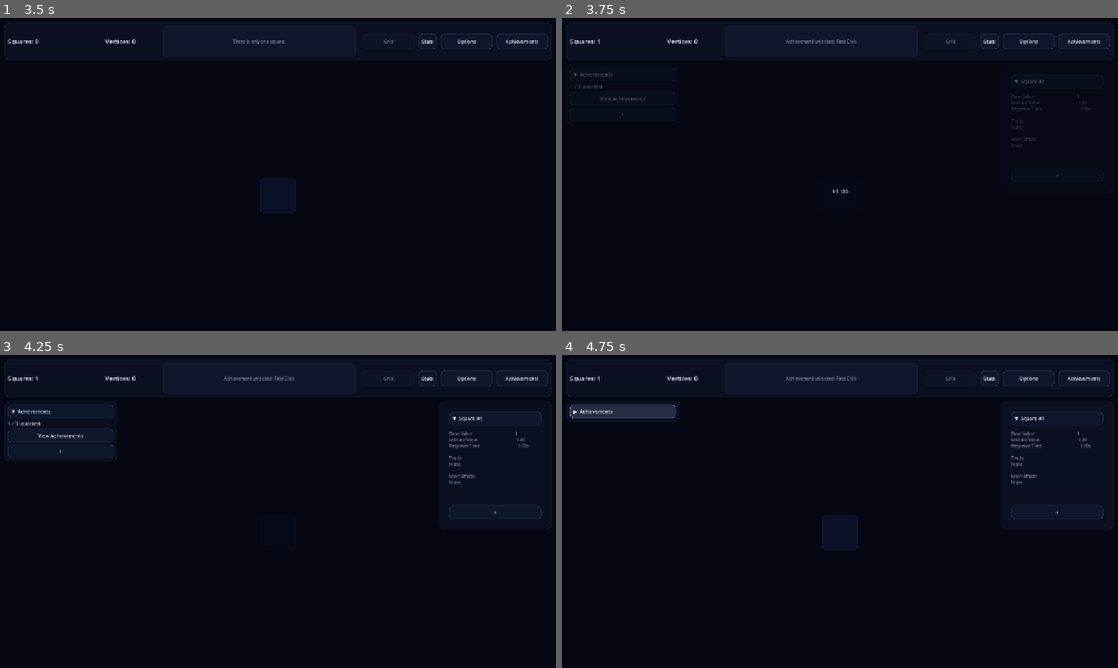
Above: before the commit, frames 1-4 (two rows, left to right).
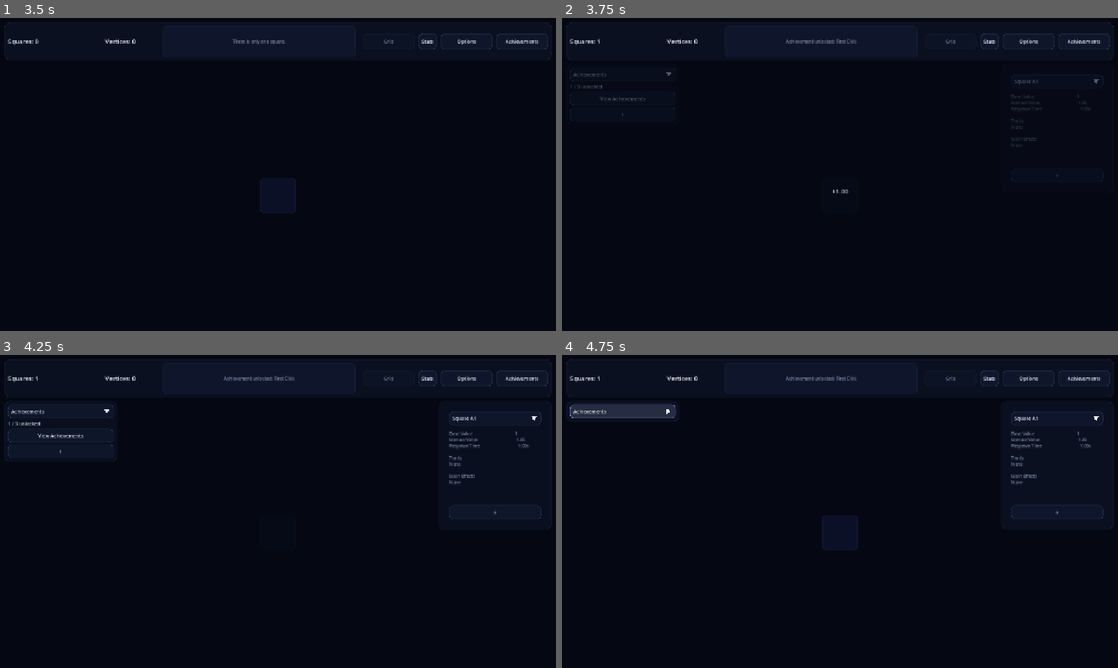
Above: after the commit, the same moments.

Repository: franciscoCapa27/Squared_2
Game: Godot game, scene res://scenes/main/Main.tscn
The game is run twice, just before and just after one commit, with the same random seed, the same clock (stepped at 60 frames per second) and the same inputs.
Inputs (mouse positions are in pixels of both pictures, inside the frame that each line leads up to):
- Up to frame 1 (3.5 s): click "Stats" at 0.5 s; click "Grid" at 1.25 s; click "Achievements" at 2 s; click "Grid" at 2.75 s
- Up to frame 2 (3.75 s): click (840, 196) at 3.5 s
- Up to frame 3 (4.25 s): no input
- Up to frame 4 (4.75 s): click "▼ Achievements" (after the commit: "Achievements") at 4.25 s

Frame 1 is identical in both runs. In frame 2, less than 0.1% of the frame differs, in the area x 2-97%, y 17-22%; in frame 3, 0.1%; in frame 4, 0.1%.

Commit message:
feat(ui): use native triangle indicators and theme Options
Refs #209\nRefs #171

Diff:
--- a/squared-2/scenes/main/Main.tscn
+++ b/squared-2/scenes/main/Main.tscn
@@ -12,6 +12,7 @@
 [ext_resource type="Script" uid="uid://vlq180vt2gmu" path="res://scripts/ui/run_upgrades_panel.gd" id="8_ko0rf"]
 [ext_resource type="Script" path="res://scripts/ui/collapsible_panel_header.gd" id="9_collapsible"]
 [ext_resource type="PackedScene" path="res://scenes/ui/ContextualHelp.tscn" id="10_contextual_help"]
+[ext_resource type="PackedScene" path="res://scenes/ui/TriangleIndicator.tscn" id="11_triangle_indicator"]
 
 [node name="Main" type="Control" unique_id=1963513095]
 layout_mode = 3
@@ -194,6 +195,20 @@
 script = ExtResource("9_collapsible")
 content = NodePath("../PassiveScroll")
 
+[node name="TriangleIndicator" parent="RootMargin/MainVBox/BodyHBox/LeftPanel/PassivePanel/PassiveMargin/PassiveVBox/PassiveTitle" instance=ExtResource("11_triangle_indicator")]
+layout_mode = 1
+anchors_preset = 6
+anchor_left = 1.0
+anchor_top = 0.5
+anchor_right = 1.0
+anchor_bottom = 0.5
+offset_left = -24.0
+offset_top = -8.0
+offset_right = -8.0
+offset_bottom = 8.0
+grow_horizontal = 0
+grow_vertical = 2
+
 [node name="PassiveHelp" parent="RootMargin/MainVBox/BodyHBox/LeftPanel/PassivePanel/PassiveMargin/PassiveVBox" instance=ExtResource("10_contextual_help")]
 layout_mode = 2
 help_title = "Passive generators"
@@ -225,6 +240,20 @@
 alignment = 0
 script = ExtResource("9_collapsible")
 content = NodePath("../AchievementSummaryContent")
+
+[node name="TriangleIndicator" parent="RootMargin/MainVBox/BodyHBox/LeftPanel/AchievementSummaryPanel/AchievementSummaryMargin/AchievementSummaryVBox/AchievementSummaryTitle" instance=ExtResource("11_triangle_indicator")]
+layout_mode = 1
+anchors_preset = 6
+anchor_left = 1.0
+anchor_top = 0.5
+anchor_right = 1.0
+anchor_bottom = 0.5
+offset_left = -24.0
+offset_top = -8.0
+offset_right = -8.0
+offset_bottom = 8.0
+grow_horizontal = 0
+grow_vertical = 2
 
 [node name="AchievementSummaryContent" type="VBoxContainer" parent="RootMargin/MainVBox/BodyHBox/LeftPanel/AchievementSummaryPanel/AchievementSummaryMargin/AchievementSummaryVBox"]
 layout_mode = 2
@@ -328,6 +357,20 @@
 script = ExtResource("9_collapsible")
 content = NodePath("../BuyTraitContent")
 
+[node name="TriangleIndicator" parent="RootMargin/MainVBox/BodyHBox/CenterPageRoot/GridPage/GridCenter/GridVBox/BuyTraitPanel/BuyTraitMargin/BuyTraitVBox/BuyTraitTitle" instance=ExtResource("11_triangle_indicator")]
+layout_mode = 1
+anchors_preset = 6
+anchor_left = 1.0
+anchor_top = 0.5
+anchor_right = 1.0
+anchor_bottom = 0.5
+offset_left = -24.0
+offset_top = -8.0
+offset_right = -8.0
+offset_bottom = 8.0
+grow_horizontal = 0
+grow_vertical = 2
+
 [node name="BuyTraitContent" type="HBoxContainer" parent="RootMargin/MainVBox/BodyHBox/CenterPageRoot/GridPage/GridCenter/GridVBox/BuyTraitPanel/BuyTraitMargin/BuyTraitVBox"]
 layout_mode = 2
 
@@ -638,6 +681,20 @@
 script = ExtResource("9_collapsible")
 content = NodePath("../SelectedSquareDetails")
 
+[node name="TriangleIndicator" parent="RootMargin/MainVBox/BodyHBox/RightPanel/SquareDetailsPanel/SideMargin/SideVbox/SelectedSquareTitle" instance=ExtResource("11_triangle_indicator")]
+layout_mode = 1
+anchors_preset = 6
+anchor_left = 1.0
+anchor_top = 0.5
+anchor_right = 1.0
+anchor_bottom = 0.5
+offset_left = -24.0
+offset_top = -8.0
+offset_right = -8.0
+offset_bottom = 8.0
+grow_horizontal = 0
+grow_vertical = 2
+
 [node name="SelectedSquareDetails" type="RichTextLabel" parent="RootMargin/MainVBox/BodyHBox/RightPanel/SquareDetailsPanel/SideMargin/SideVbox" unique_id=195294754]
 unique_name_in_owner = true
 custom_minimum_size = Vector2(0, 160)
@@ -673,6 +730,20 @@
 script = ExtResource("9_collapsible")
 content = NodePath("../RunUpgradeScroll")
 
+[node name="TriangleIndicator" parent="RootMargin/MainVBox/BodyHBox/RightPanel/RunUpgradesPanel/RunUpgradesMargin/RunUpgradesVBox/RunUpgradesTitle" instance=ExtResource("11_triangle_indicator")]
+layout_mode = 1
+anchors_preset = 6
+anchor_left = 1.0
+anchor_top = 0.5
+anchor_right = 1.0
+anchor_bottom = 0.5
+offset_left = -24.0
+offset_top = -8.0
+offset_right = -8.0
+offset_bottom = 8.0
+grow_horizontal = 0
+grow_vertical = 2
+
 [node name="RunUpgradeScroll" type="ScrollContainer" parent="RootMargin/MainVBox/BodyHBox/RightPanel/RunUpgradesPanel/RunUpgradesMargin/RunUpgradesVBox" unique_id=612396319]
 layout_mode = 2
 size_flags_vertical = 3
--- /dev/null
+++ b/squared-2/scenes/ui/TriangleIndicator.tscn
@@ -0,0 +1,12 @@
+[gd_scene format=3]
+
+[ext_resource type="Script" path="res://scripts/ui/triangle_indicator.gd" id="1_triangle"]
+
+[node name="TriangleIndicator" type="Control"]
+custom_minimum_size = Vector2(16, 16)
+layout_mode = 0
+mouse_filter = 2
+script = ExtResource("1_triangle")
+
+[node name="Polygon2D" type="Polygon2D" parent="."]
+polygon = PackedVector2Array(2, 3, 14, 3, 8, 13)
--- a/squared-2/scripts/ui/collapsible_panel_header.gd
+++ b/squared-2/scripts/ui/collapsible_panel_header.gd
@@ -2,6 +2,8 @@
 class_name CollapsiblePanelHeader
 
 @export var content: Control
+
+@onready var triangle_indicator: TriangleIndicator = $TriangleIndicator
 
 var _content: Control
 var _title_text: String
@@ -29,6 +31,7 @@
 
 
 func _update_visual_state() -> void:
-	text = "%s  %s" % ["▼" if _expanded else "▶", _title_text]
+	text = _title_text
+	triangle_indicator.set_expanded(_expanded)
 	if _content != null:
 		_content.visible = _expanded
--- /dev/null
+++ b/squared-2/scripts/ui/triangle_indicator.gd
@@ -0,0 +1,40 @@
+extends Control
+class_name TriangleIndicator
+
+@onready var polygon: Polygon2D = $Polygon2D
+
+var expanded: bool = true
+
+
+func _ready() -> void:
+	mouse_filter = Control.MOUSE_FILTER_IGNORE
+	ThemeSystem.theme_changed.connect(_on_theme_changed)
+	_apply_visual_state()
+
+
+func set_expanded(value: bool) -> void:
+	expanded = value
+	_apply_visual_state()
+
+
+func _apply_visual_state() -> void:
+	if polygon == null:
+		return
+
+	polygon.color = ThemeSystem.get_color("text_primary")
+	if expanded:
+		polygon.polygon = PackedVector2Array([
+			Vector2(2, 3),
+			Vector2(14, 3),
+			Vector2(8, 13)
+		])
+	else:
+		polygon.polygon = PackedVector2Array([
+			Vector2(3, 2),
+			Vector2(3, 14),
+			Vector2(13, 8)
+		])
+
+
+func _on_theme_changed() -> void:
+	_apply_visual_state()
